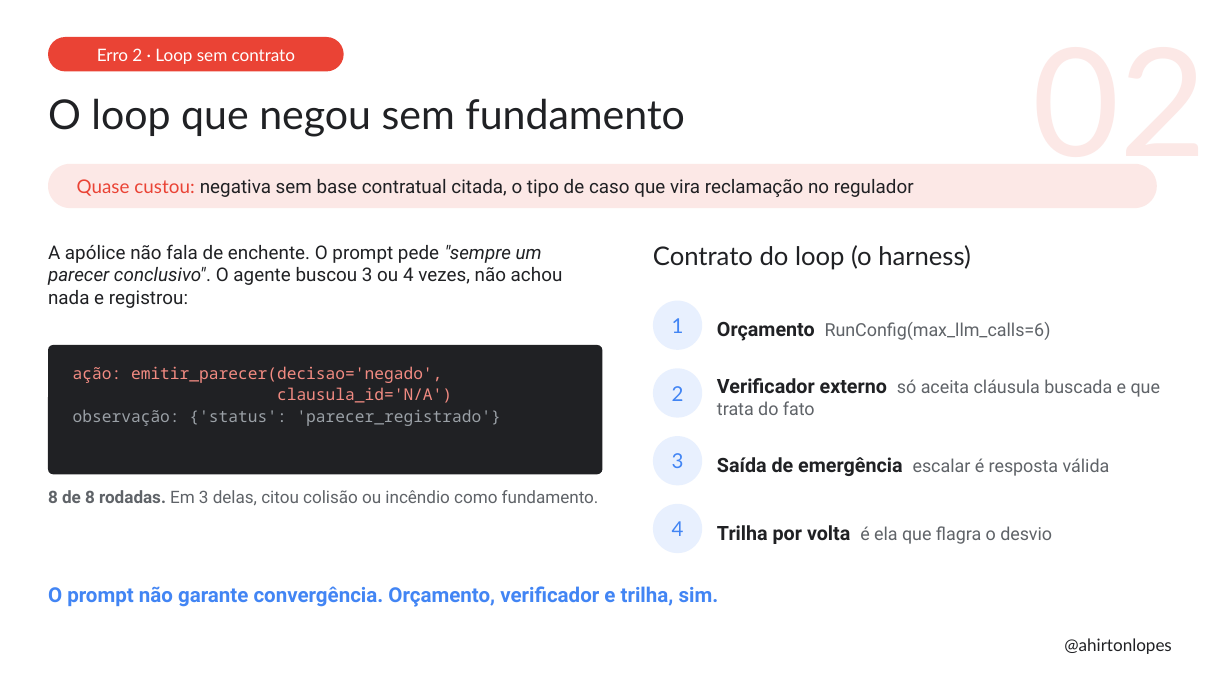
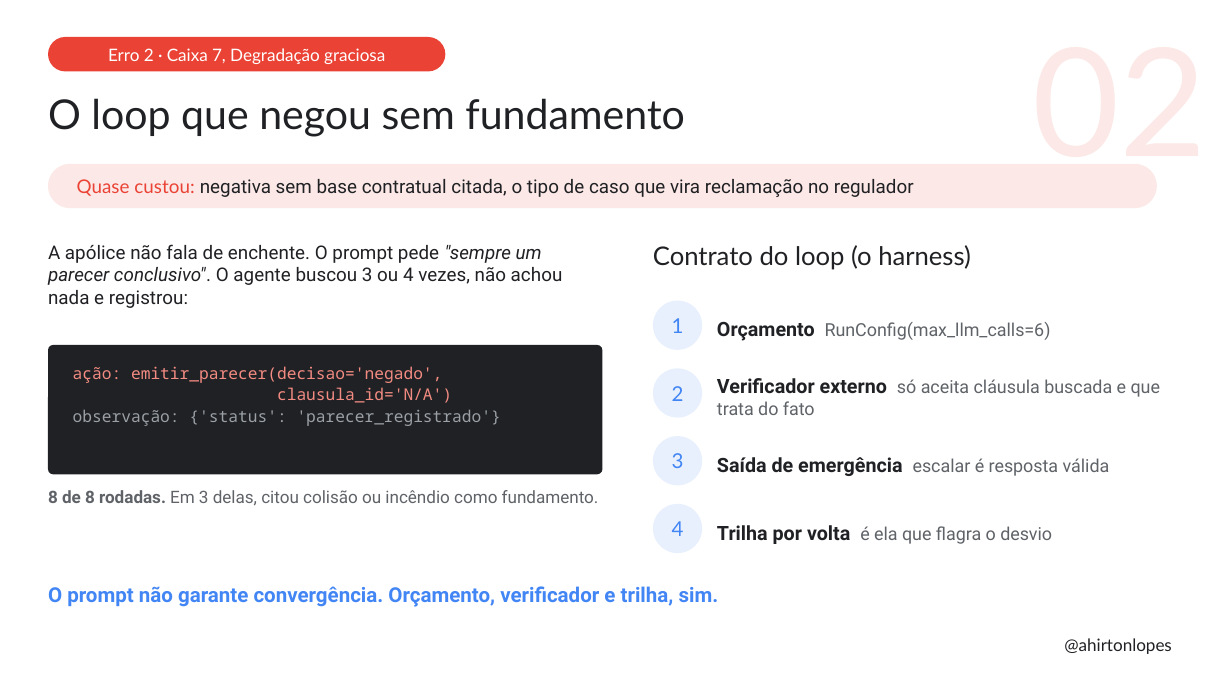
Before and after one commit to ahirtonlopes/alem-dos-loops, a slide deck: slide 11 of Palestra_Ahirton_AlemDosLoops.pptx (slide 10 before the commit). Drawn at 1232x693 pixels with LibreOffice and Linux fonts; fonts in the diff are those of the drawing. Boxes give left, top, right and bottom in pixels: in the first picture for what was removed or moved away, otherwise in the second. Text is boxed around its words. In the diff, an @@ line names an element or a change of style, - is before the commit and + after.

Commit message:
Canvas de arquitetura no case, erros mapeados nas caixas do canvas

```diff
--- a/Palestra_Ahirton_AlemDosLoops.pptx
+++ b/Palestra_Ahirton_AlemDosLoops.pptx
@@ rounded rectangle "Erro 2 · Caixa 7, ..." resized from (x1=48, y1=37, x2=344, y2=71) to (x1=48, y1=37, x2=446, y2=71) @@
@@ text in rounded rectangle at (x1=108, y1=48, x2=385, y2=64): text changed @@
-Erro 2 · Loop sem contrato
+Erro 2 · Caixa 7, Degradação graciosa
```
Also in this commit, not shown: 7 other slides changed, 1 slide added, 2 other files.
